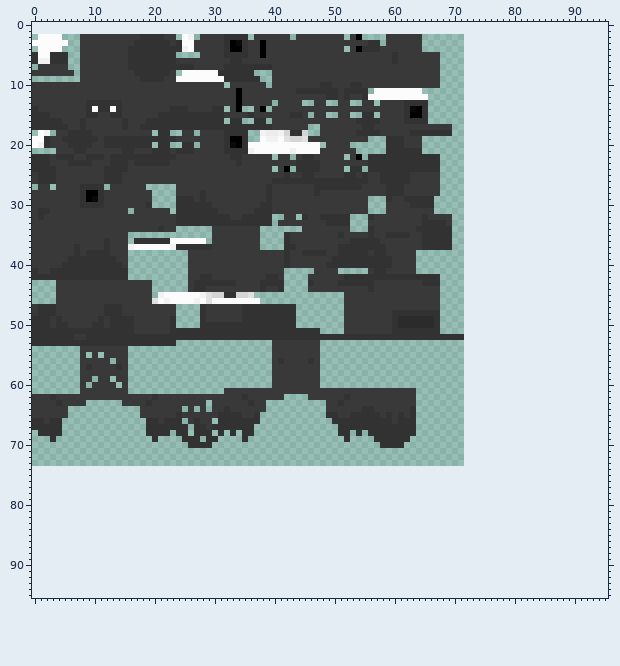
Sprite sheet, stored at src/main/resources/assets/changed/textures/dark_latex_wolf_female.png. This is how it looked before the edit.
The file is 72x72 pixels. Colours within 5 levels of each other are drawn and written as one. The old version is drawn lined up with the new one, on the new canvas.
And afterwards:
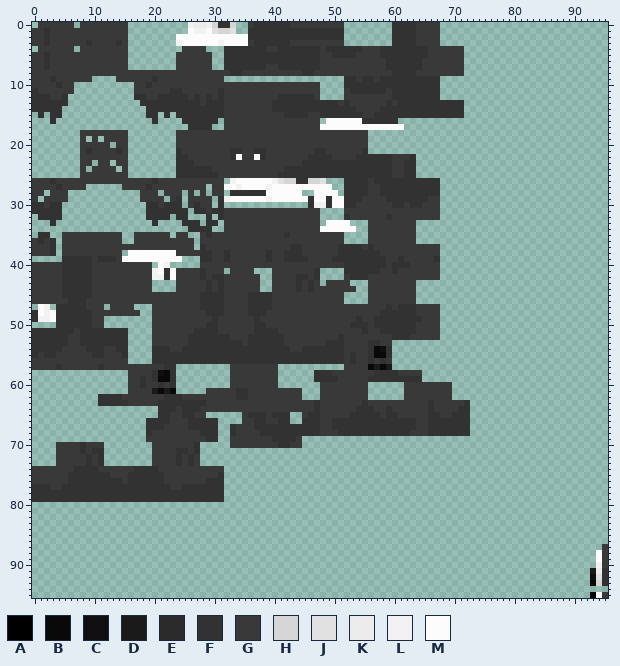
Palette (. is transparent): A #000000  B #090909  C #0f0f0f  D #1a1a1b  E #2b2b2b  F #323232  G #393939  H #d5d5d5  J #e1e1e1  K #ececec  L #f2f2f2  M #fcfcfc
Author's note on the commit: Added DL female wolf to anim rework test Signed-off-by: LtxPgm <ltxprogrammer@outlook.com>
Difference:
canvas 72x72 -> 96x96, the old top-left corner now at 0,2
Changed rows in their new state; - is an unchanged pixel.
first column x 0:
 0 -GGGGGG-GGGGGGGG----------LKKLHFFH--GFFFFFFGGGGGGGGG--------FFFFGGGG-----
 1 GGFGGGGGGGGGGGGG----------MLLMJHHJ--FFFFFFFFFFFFFFFF--------FFFFGGGG-----
 2 GGFGGGGG--------........M-MMMMMMMMMMFFFFFFFFFFFFFFFF-..----.FFFF-GGG-----
 3 GGFGGGGG-F----F-........L--MMMMLMMMM-FFFFFF---------......-.FFFF-GGG-----
 4 -GGGGGG---------.........GG--...-FF-FFF--FFFFFFF-FFFFFFGGGFFFFFFFFGGGGGG-
 5 GGFGGGGG--------........GGGG--..----FFFFFFFFFFFF--FFFF----FF-FFFFF--GGGG-
 6 GGFGGGGG--------........------..F--FFFFFFFFFFFFF-----------F-FFFF---GGGG-
 7 G-F---GG--------........GGG---..-------G-FFFFFFF-----------FFFFFF---GGGG-
 8 -------G---------GGGGGG-GGGGGGGGG--GGGGG-----FF-------------FFFF----GGGG-
 9 GGGFGGGG--....----GG-G--GGGGGGGG......--............FF-FF-FFFFFFFFFF-----
10 ----F--..........--F------------G------G--------....F--FFFFFFFFFFFFF-----
11 F------..........------FF------F--G---------GGGG....G---FFFGFFFFFFFF-----
12 FFF--F...........FF--FFFFF-F-F-F--G------FFFFFF-....G--GGGGGFFFFFFFF-----
13 FFFFFF............FFFFFFFFFF-FFF--G-----FFFFFFFFFFF-FGG--G-F-F----FFFFFF-
14 -FFFF..............FFFF---FFFF--G-GGG-GGFFFFFFFFFFFFFF----FFFF-FF-FFFFFF-
15 .-.FF..............FF.-.------------G-----F--FG-FFFFFFFGGFFFFF-FF-FFFFFF-
16 ...-................-....------.GGGGGGGG--------.MMMMMM---FFF.....-------
17 ..........................----..GGGGGGGG------GGMMMMMMMMMMMMMM........---
18 -..-....GG------....-..-G--G----GGGGGGGGGGGGGGGG------GG..............---
19 ........G.G.GGGG........--------GGGGGGGGGGGGGG-------------......--------
20 ........GG--G.GG....-..-GGGG----GGGGGGGGGGGGGGGGG----GGG---......--------
21 ----....GF----FG........-GG-----G--GGFFGGGGGGGGFF-----GF---......--------
22 ........-GGG-GGG........FF--------M--MF-G--G-G-FFF--G-FF----GGG-....-----
23 ........GG.--.GG........FFF-------G---------G---FFFFFFFF----GG--....-----
24 ........-.--GG.G........FFFFFF----------G-FF----FFFFF--F----GG--....-----
25 ........----GGG-........FFFFFFF----------F-FF--FFFFF--F-FF--GG-F....-----
26 -GG---------GGG-----F-----------.LMMMMMMLJHH--HHJ...-----F-----FFFFF-----
27 G--GF---G...-..----FGGGG-----.--MMLMMMMLMMMMMMMMMM..---F--F---FFFFFF-----
28 --.---............--G-GG-.-.G.--.FFFFFFMMMMMM..MMMM.FFFF--F---FFFFFF-----
29 -.----............--GG-G-.G-G-.FLMMMMMMLMMMMMMFMMFMMFFF-GGG-FF----GG-----
30 FF-FF..............-FGFF-.G-GG.F..............FLLFMMFF--GGG-FF---GGG-----
31 F--FF...........-..FFFFF--.--G-F-----GGG--------....----GGG--------G-----
32 .-FFF..............FFFF.--...-.-G--GGGGGGG--GG--....-GGGG--F-----G--..---
33 ...F................F....---.--.GGGGGGGGG-------.MMMM-----------......---
34 ........................--FFFF..------GGGGGGG---MMMMMM--G-------......---
35 .FF..----------.-GGGGGG-GG--GF--------GGGG---------G....G--GGGG-......---
36 -F-F.-------G--.-GGGGGGGGGG.GG--------GGGGG---------....GG------......---
37 ---F.--G----G---GGGGGGGGGGG.-G--------GGGGG-F----------G-GG------GGG..---
38 ---F.--G-GGGG--.MMMMMMMMGG--FF--F------F---FFGGGG-------F-G-----GGGG-----
39 .....F----G----MMMMMMMMMM-..FF--F------F---FFF-------------G-F--GGGF-----
40 ----------GGGGG-GGGG-ML---..--------------G------GGG-------GFFF-GGGG-----
41 G--GG-----GGGGGGGGGGLMFMGG--F---.----...--GGGGGF...-FFFFF-G-F---GGGG-----
42 GGGGG-----GGGGGGGGGGLLFMGG---GFF------..G-GGFF-F....G---GGGGGGGGGGGG-----
43 GGGG-FFFFF--------------GG-GG-G-GG----..GGGGFG--.--GG...G-------....-----
44 GGGG-FFFFF--------------GG-GGF-F------..-GGGFGF-------..G-------....-----
45 GGGG-FFFFF----------GGGGGGGGFFFFGGGGFFFFGGGGGGGGGGGG....--------....-----
46 GGGG--FFF-----------GGGGGGGGFFFFGGGGFFFFGGGGGGGGGGGG....--------....-----
47 .ML.FFFFF---.GG--...----GGGG-FFF---G----GGGGGGGGGGGG-------F-FFF---------
48 FMLMFFFFFF--GGG---..----GGGGGFFF---G---GGGGGGGGGGGGG------FF----GGGG-----
49 -LLM-FFFFF-G........---GGGGGG-F----GG-GGGGGGGGGGGGGG--F--FFF-FFFFGGG-----
50 ....--FFFFGG........---GGGGGG--GGGGGG--GGGGGGGGGGGGG-FFF-FFF-FFFGGGG-----
51 -------G--------....---GGGG----GGGGGG----GGGGGGGGGGG---F--FF----GGGG-----
52 ------G-F-------....GGGGGG-------GGG------GGGGGGGGG-GGGGGGGG---GGGGG....-
53 ------GG--------....GGGGGGFFFFFFFFFGFFFFFF------GFFFGGGGFFGG-------------
54 FFFFFGGG-FFF--FF----FFFGGFFFFFFFFFFFFFFFFFF--FFFFFFFGGGGFBCF-------------
55 FGFFGGGG-GFF---F----FFFFFFFFFFFFFFFFFFFFFFFFFFFFFFFFGFGGFBBF-------------
56 GGGGGGGG-----G------FFFFFFFFFFFFFFFFFFFFF-FFFF-FFFFFGFGGFGFG-------------
57 GGGGFGGG-G-F--G-GGGGGGFF---------GGGGGGG-.......----GGGGBDBD-------------
58 --------........GGGGFCBF---------GGGGGGG-......FFFGGGGGGGFFFFGGGG--------
59 --------..-..-..GGFGFBBF---------GGGGGGG-......FFFFGGGGGFFFFFFFFF--------
60 --------.-....-.GGFGGFGF---------GGGGGGG-.......GGGGGGGG------GGGGGGGG---
61 --------........GGGGDBDB-----GGG--FF---------...--------......--GGGGGG---
62 ...........FFFF-----G-FFF---------F-------GGG-..----G---......--GGGGGG---
63 .........--FFFFF---G-FFFFFFFFG------G--GGGGGGGGFG--G---F--------GGFGGGGGF
64 ......------------...FFF-FFF-G--G------GGGGGGGGFG-----F----F---GGGFGGGGFF
65 ......------------...FF-GFF--......-F-FGFFF--GFFGGG---------FG-GGGFFGGFFF
66 .....----------------F-GGGF-FFF....GG-FGGFF--FFFGG----------F---GGFFFFFFF
67 .....-----------------GGGGF--F-..-GGGFFFFFFFFFFFGGF-------------GGFFFFFFF
68 -....---------------GGGGGGGG--F.--GGGGFFFFFFFFFFGGG--F-F-------GGGFFFFFFF
69 ---.---------------GGGGGGGGGG----GGGGGGGFFFFG-------.----......----------
70 ----GGGGFGGG--------GGGGGGG-..---GGGGGGGGFFGG-------------....-----------
71 ----GGGGFGFF--------GGGGFFGF---------------------------------------------
72 ----GGGGGFGF--------GGGGFGFG---------------------------------------------
73 ----GGGGGFGF--------GGGGFGFG---------------------------------------------
74 GGGGGGGFFFFGGGGGGFFFFGGGGGGGGGGG-----------------------------------------
75 GGGGGGFFFFFFFGGGFFFFFFGGGGGGGGGF-----------------------------------------
76 GGGGGGFFFFFFFFFGFFFFFFGGGGGGGFFF-----------------------------------------
77 FFFGGFFFFFFFFFFFFFFFFFFGGFFFFFFF-----------------------------------------
78 FFFFFFFFFFFFFFFFFFFFFFFFFFFFFFFF-----------------------------------------
79 FFFFFFFFFFFFFFFFFFFFFFFFFFFFFFFF-----------------------------------------
first column x 93:
87 --G
88 -MG
89 -MG
90 -LG
91 DKF
92 CJF
93 BHF
95 AMG
Changed places in both pictures, as pixel boxes (x1, y1, x2, y2):
changed: (32, 22, 470, 502)
added: (590, 544, 608, 598)
